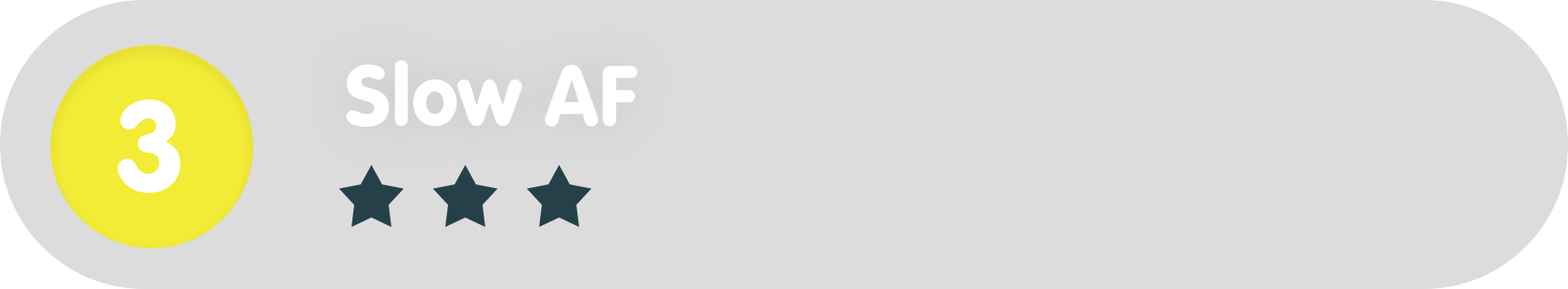
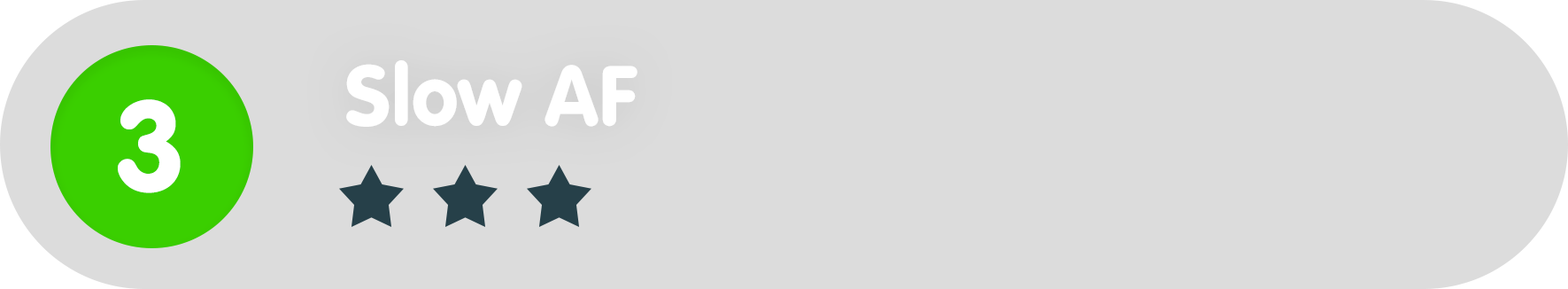
Layered file, before and after one edit (1568x289). Changes by layer:
painted on "Ellipse_green" over [50, 45, 254, 248]
